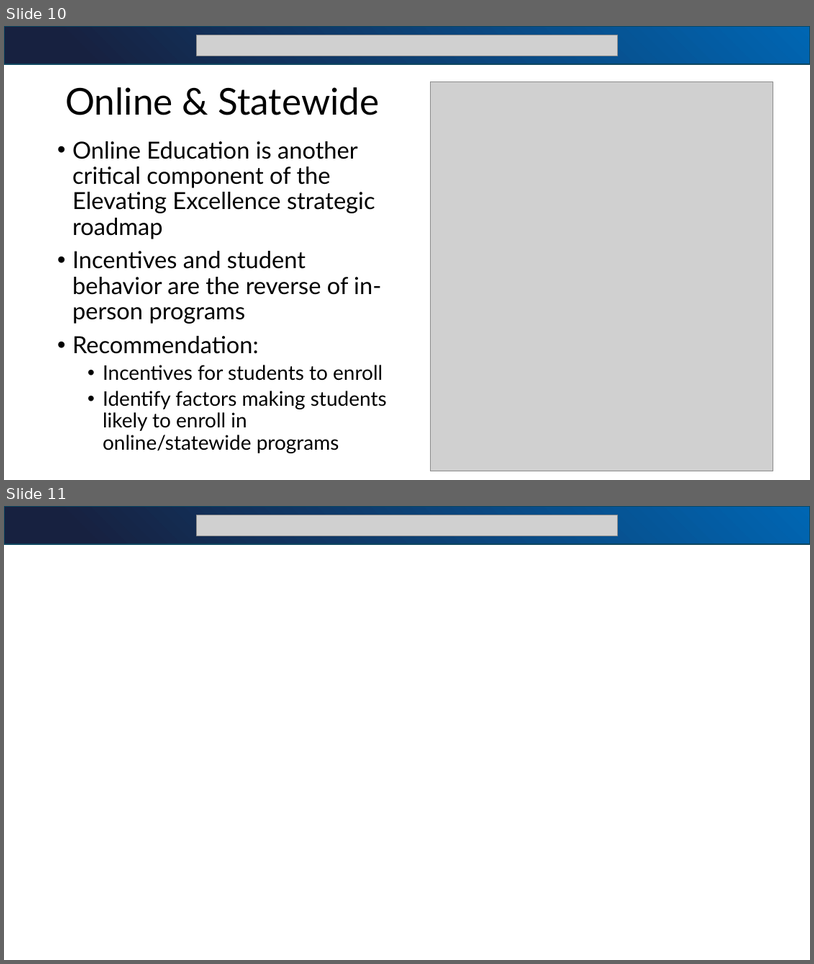
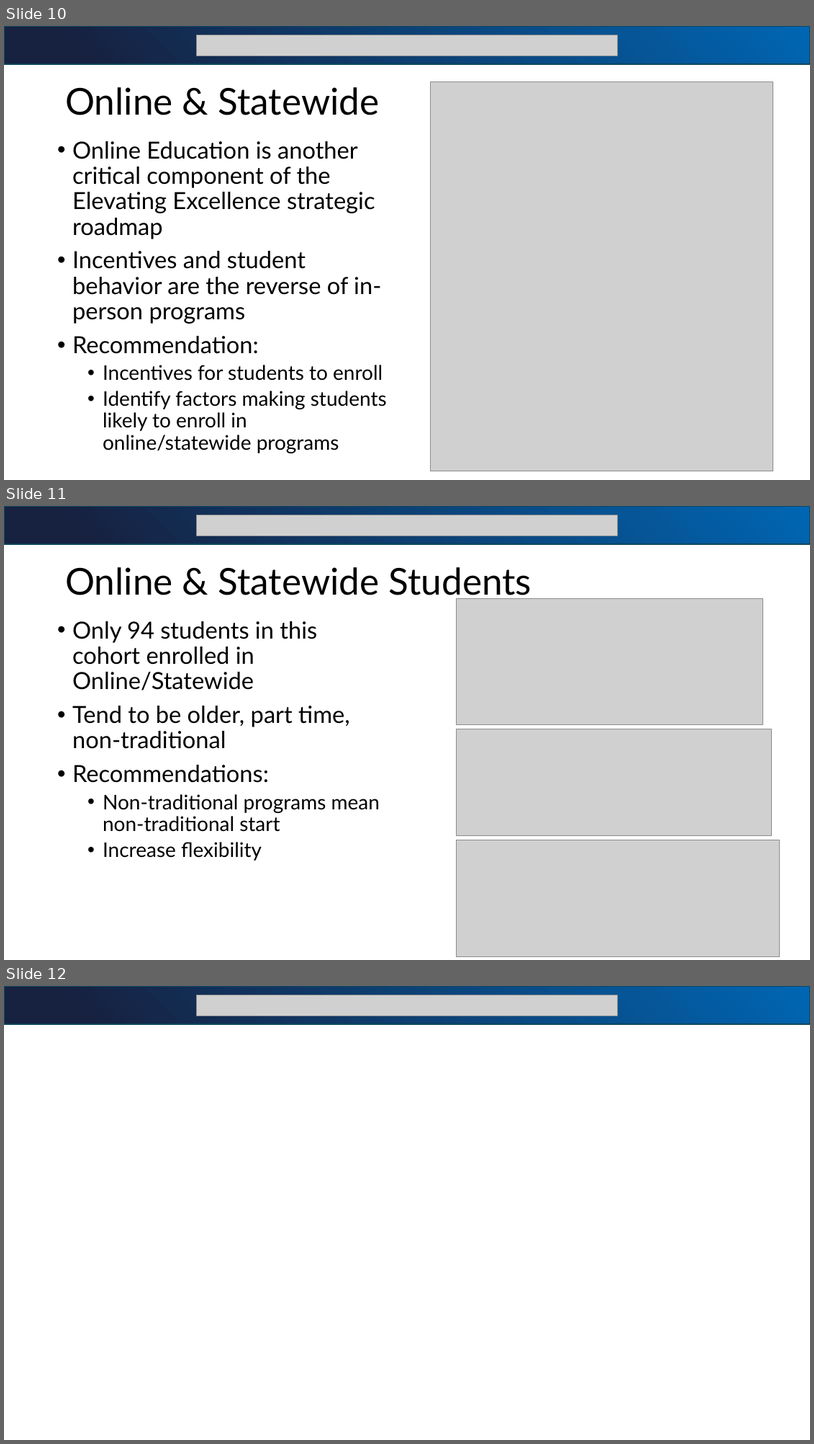
Before and after one commit to bjjefferies/bia_sr_sem_presentation, a slide deck: BIA_SEM_Presentation1.pptx. Shown one above the other, each under a label of ours: slides 10 and 11 before the commit, slides 10, 11 and 12 after it. The pictures are 814x964 and 814x1444 pixels, drawn with LibreOffice and Linux fonts; fonts in the diff are those of the drawing; grey boxes stand for pictures. Boxes give left, top, right and bottom in pixels: in the first picture for what was removed or moved away, otherwise in the second. Text is boxed around its words. In the diff, an @@ line names an element or a change of style, - is before the commit and + after.

```diff
--- a/BIA_SEM_Presentation1.pptx
+++ b/BIA_SEM_Presentation1.pptx
@@ slide 11 added at (x1=4, y1=506, x2=810, y2=960), background #FFFFFF @@
@@ rectangle added at (x1=4, y1=506, x2=810, y2=544), fill gradient #172140 to #0066B3, outline #104760 1.5 pt @@
@@ picture added at (x1=197, y1=515, x2=618, y2=536) @@
@@ title added at (x1=65, y1=567, x2=532, y2=602), 44 pt, text #000000 @@
+Online & Statewide Students
@@ picture added at (x1=456, y1=599, x2=763, y2=724) @@
@@ text added at (x1=72, y1=621, x2=380, y2=860), 28 pt, text #000000 @@
+• Only 94 students in this cohort enrolled in Online/Statewide
+• Tend to be older, part time, non-traditional
+• Recommendations:
+  • Non-traditional programs mean non-traditional start
+  • Increase flexibility
@@ picture added at (x1=456, y1=728, x2=772, y2=836) @@
@@ picture added at (x1=456, y1=840, x2=779, y2=957) @@
@@ what was slide 11 is now slide 12 @@
```
Also in this commit, not shown: 3 slides changed, 4 other files.
